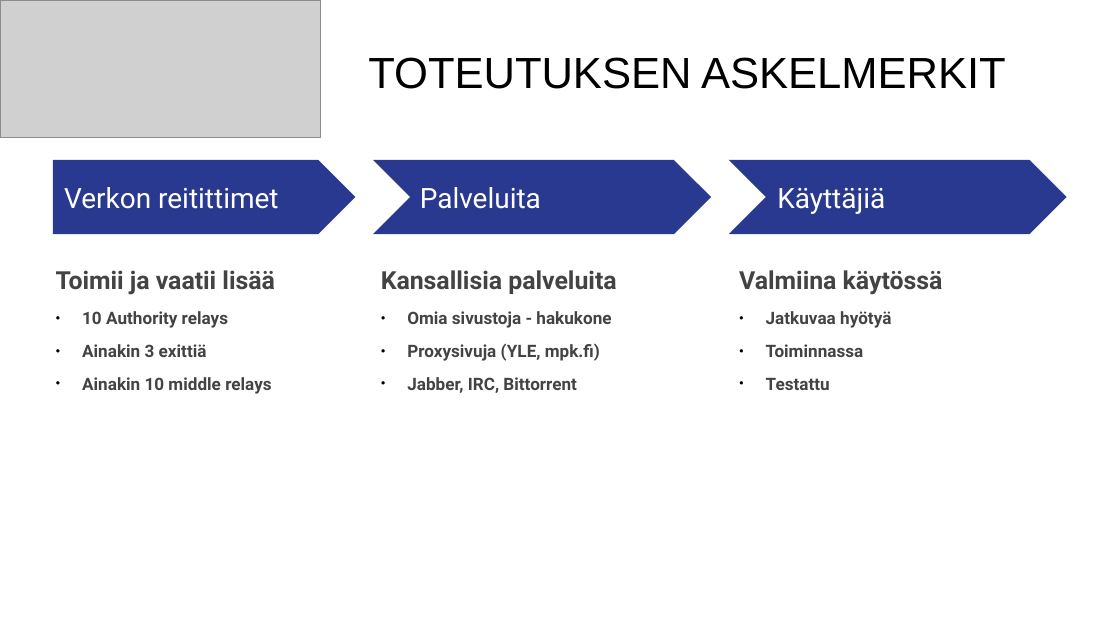
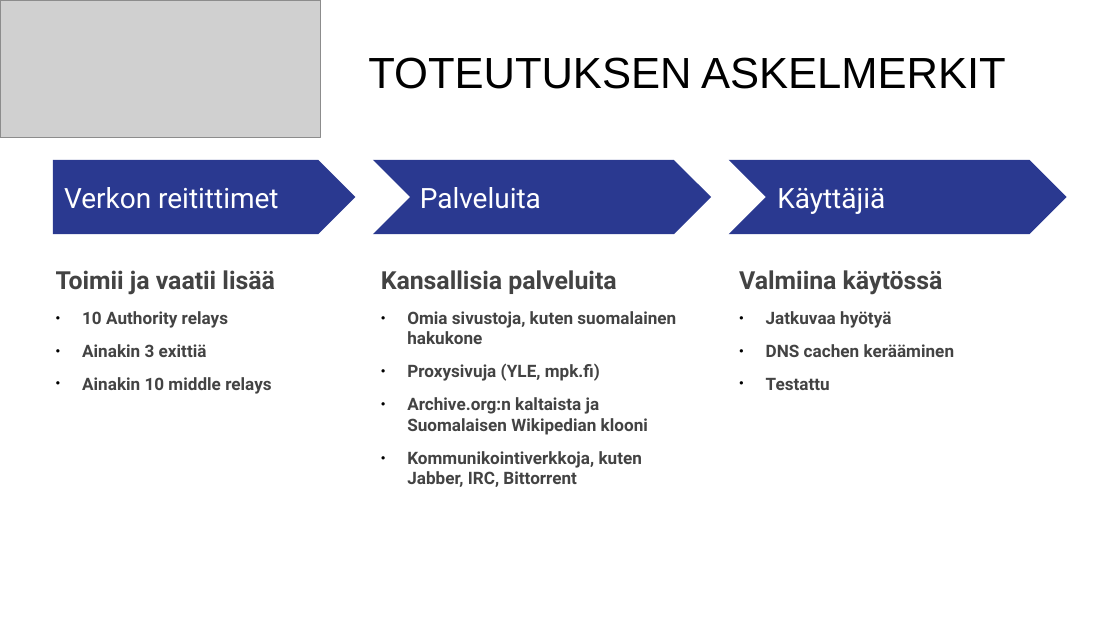
Before and after one commit to juhanurmi/stellapolaris, a slide deck: slide 10 of docs/Esitys_Suomeksi.odp (slide 9 before the commit). Drawn at 1120x630 pixels with LibreOffice and Linux fonts; fonts in the diff are those of the drawing; grey boxes stand for pictures. Boxes give left, top, right and bottom in pixels: in the first picture for what was removed or moved away, otherwise in the second. Text is boxed around its words. In the diff, an @@ line names an element or a change of style, - is before the commit and + after.

```diff
--- a/docs/Esitys_Suomeksi.odp
+++ b/docs/Esitys_Suomeksi.odp
@@ text at (407, 311, 676, 344): text changed @@
-● Omia sivustoja - hakukone
+● Omia sivustoja, kuten suomalainen hakukone
@@ text at (766, 344, 955, 357): text changed @@
-● Toiminnassa
+● DNS cachen kerääminen
@@ text at (407, 397, 648, 487): text changed @@
-● Jabber, IRC, Bittorrent
+● Archive.org:n kaltaista ja Suomalaisen Wikipedian klooni
+● Kommunikointiverkkoja, kuten Jabber, IRC, Bittorrent
```
Also in this commit, not shown: 3 other slides changed, 3 slides added, 1 slide removed, 1 other file.
